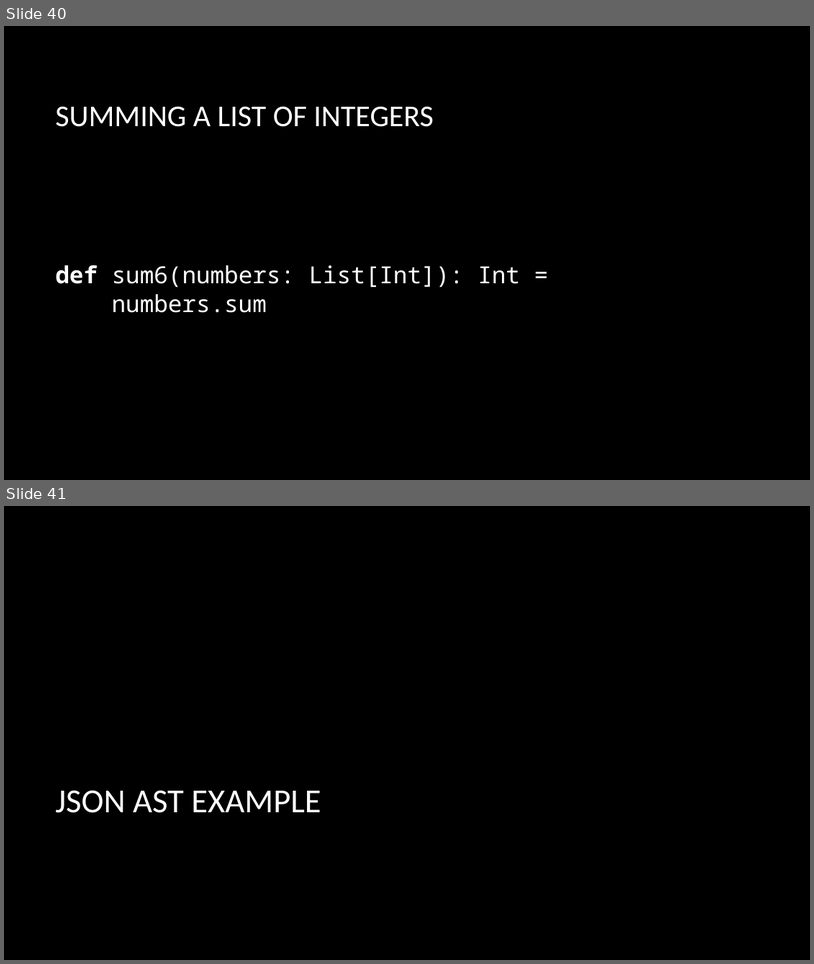
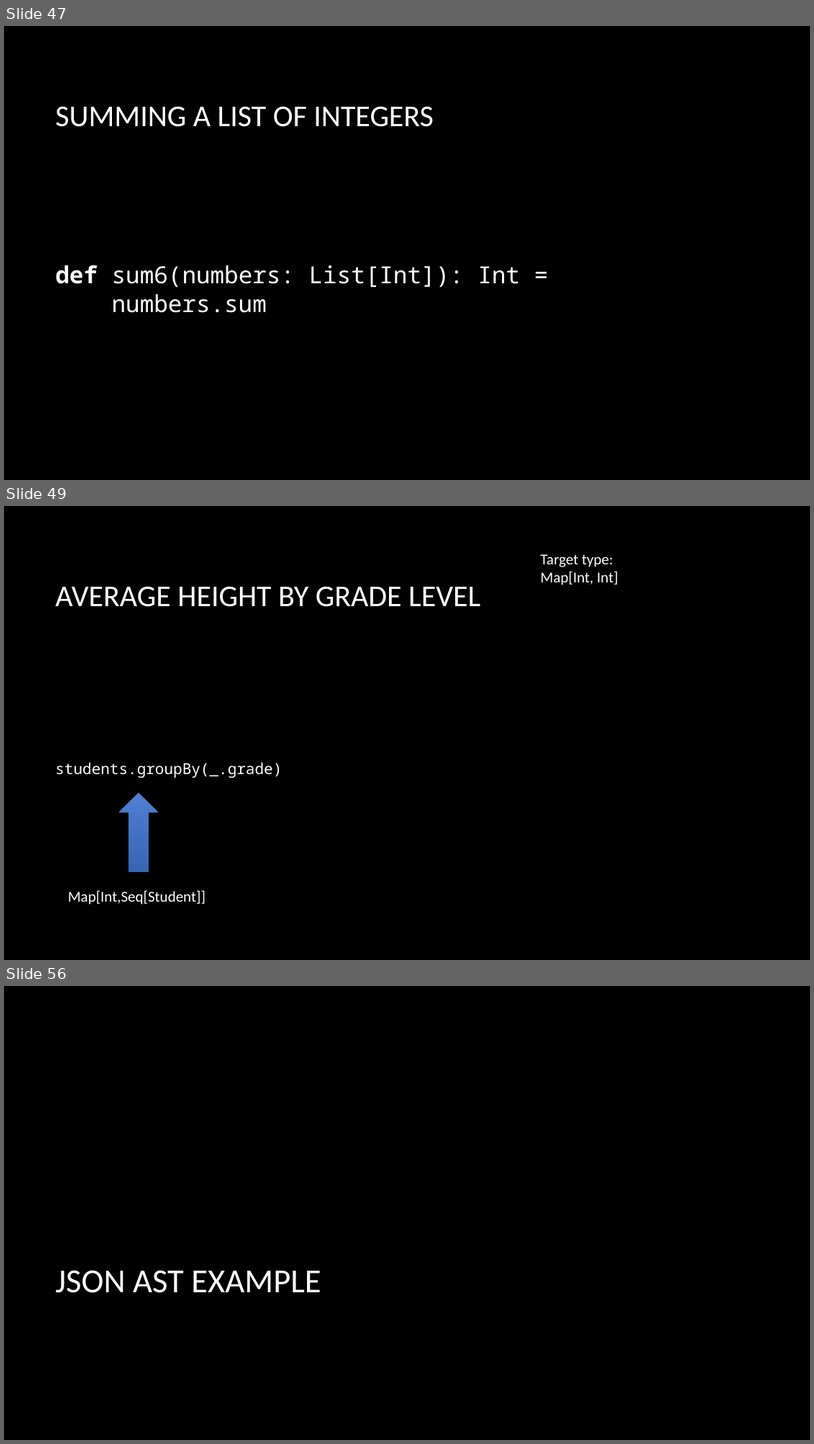
Before and after one commit to briangordon/scala-demo, a slide deck: scala-demo.pptx. Shown one above the other, each under a label of ours: slides 40 and 41 before the commit, slides 47, 49 and 56 after it; the slides between them are not shown. The pictures are 814x964 and 814x1444 pixels, drawn with LibreOffice and Linux fonts; fonts in the diff are those of the drawing; background and template pictures are left out. Boxes give left, top, right and bottom in pixels: in the first picture for what was removed or moved away, otherwise in the second. Text is boxed around its words. In the diff, an @@ line names an element or a change of style, - is before the commit and + after.

```diff
--- a/scala-demo.pptx
+++ b/scala-demo.pptx
@@ slide 49 added at (x1=4, y1=506, x2=810, y2=960), background picture (left out) @@
@@ text added at (x1=540, y1=554, x2=619, y2=585), 18 pt, text #FFFFFF @@
+Target type:
+Map[Int, Int]
@@ title added at (x1=55, y1=586, x2=481, y2=607), 36 pt, text #FFFFFF @@
+AVERAGE HEIGHT BY GRADE LEVEL
@@ text added at (x1=55, y1=762, x2=282, y2=777), 18 pt, text #FFFFFF @@
+students.groupBy(_.grade)
@@ up arrow added at (x1=119, y1=792, x2=158, y2=872), fill gradient #5180D2 to #3665B3 @@
@@ text added at (x1=68, y1=890, x2=206, y2=904), 18 pt, text #FFFFFF @@
+Map[Int,Seq[Student]]
@@ what was slide 40 is now slide 47 @@
@@ what was slide 41 is now slide 56 @@
```
Also in this commit, not shown: 6 slides changed, 14 other slides added, 6 other files.
